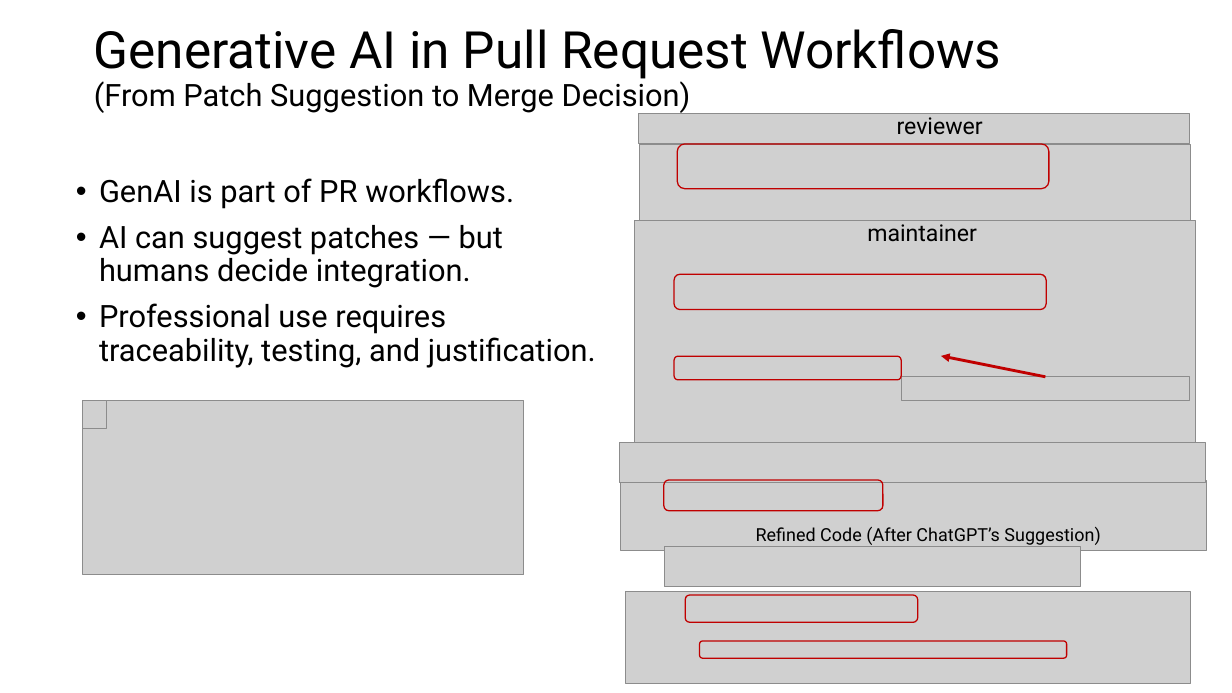
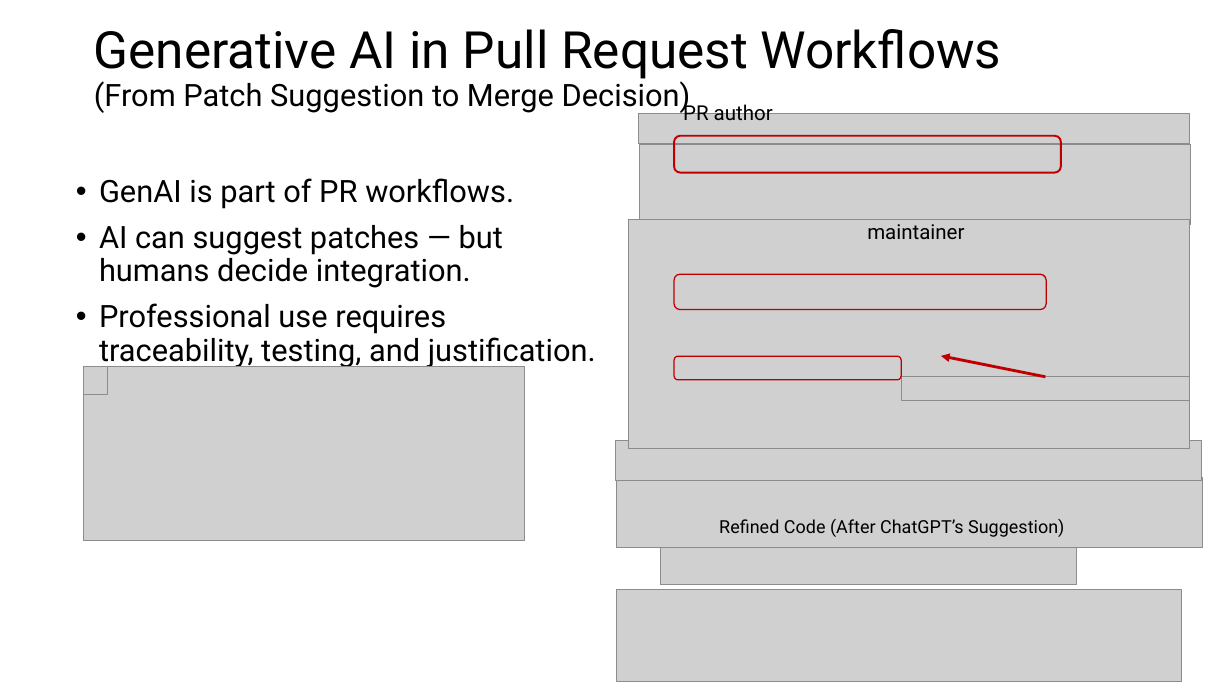
Before and after one commit to johnxu21/johnxu21.github.io, a slide deck: slide 4 of teaching/CS472/Timetable/LLM-V1.pptx. Drawn at 1232x693 pixels with LibreOffice and Linux fonts; fonts in the diff are those of the drawing; grey boxes stand for pictures. Boxes give left, top, right and bottom in pixels: in the first picture for what was removed or moved away, otherwise in the second. Text is boxed around its words. In the diff, an @@ line names an element or a change of style, - is before the commit and + after.

```diff
--- a/teaching/CS472/Timetable/LLM-V1.pptx
+++ b/teaching/CS472/Timetable/LLM-V1.pptx
@@ text added at [683, 101, 773, 120], 16 pt, text #000000 @@
+PR author
@@ text removed at [897, 117, 983, 134] @@
-reviewer
@@ rounded rectangle: place and size @@
-rounded rectangle at [677, 144, 1049, 189]
+rounded rectangle at [675, 136, 1062, 173]
@@ rounded rectangle at [675, 136, 1062, 173]: outline #C00000 1 pt to #C00000 1.5 pt @@
@@ picture: place and size @@
-picture at [634, 221, 1196, 450]
+picture at [628, 219, 1190, 448]
@@ text "maintainer" at [867, 224, 964, 239]: size 18 to 16 pt @@
@@ picture: place and size @@
-picture at [83, 400, 524, 575]
+picture at [84, 366, 525, 541]
@@ picture: place and size @@
-picture at [83, 400, 107, 428]
+picture at [84, 366, 108, 394]
@@ picture: place and size @@
-picture at [620, 481, 1206, 551]
+picture at [616, 478, 1202, 548]
@@ rounded rectangle removed at [664, 480, 883, 510] @@
@@ text "Refined Code (After ChatGPT’s Suggestion)": place and size @@
-text "Refined Code (After ChatGPT’s Suggestion)" at [756, 527, 1100, 547]
+text "Refined Code (After ChatGPT’s Suggestion)" at [719, 519, 1064, 537]
@@ picture: place and size @@
-picture at [665, 547, 1080, 587]
+picture at [661, 544, 1077, 584]
@@ picture: place and size @@
-picture at [626, 592, 1190, 684]
+picture at [616, 590, 1181, 682]
@@ rounded rectangle removed at [686, 595, 919, 622] @@
@@ rounded rectangle removed at [700, 641, 1067, 659] @@
```
Also in this commit, not shown: 9 other slides changed, 1 slide added, 1 slide removed.
